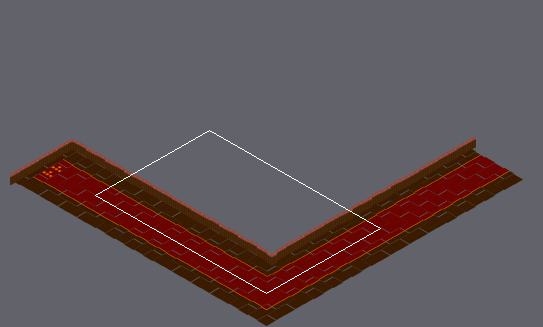
A Tiled map (JSON) gets an edit: assets/tiledmap/Levels/level1.json. Above, an overview of the earlier version with the close-up marked.
Close-up. Before:
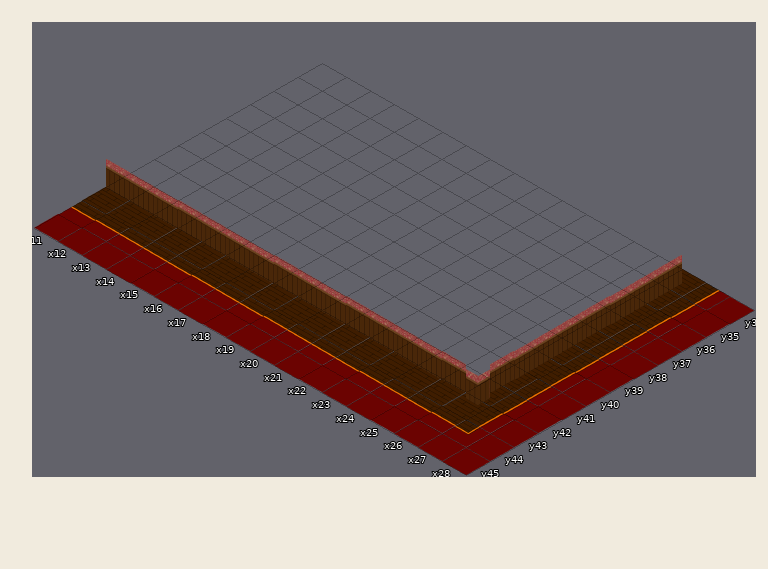
Cells are 182x104 px. Isometric: x runs down to the right, y down to the left. Shown: x 11..28, y 34..45. The commit also changed other parts of the map, which this record leaves out.
The result:
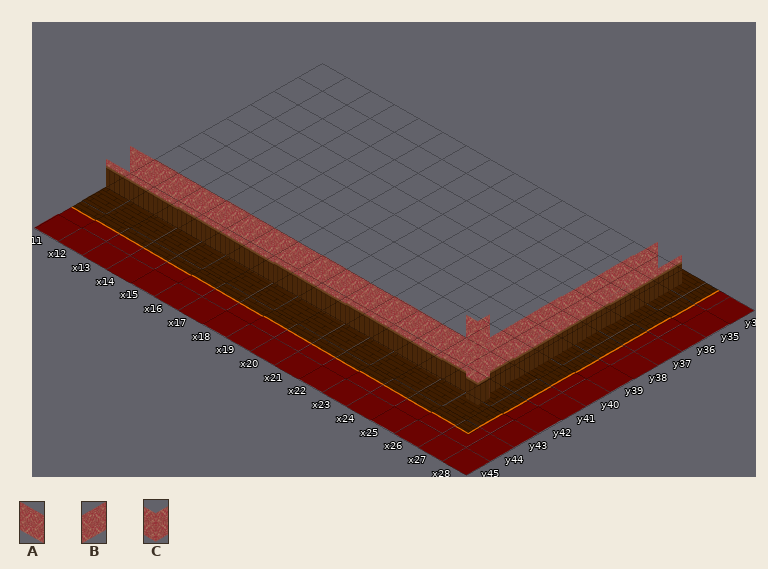
Key: from "wall": A 3, B 3 flipped left-right; from "wall2": C 2.
_ is an empty cell, . an unchanged one.
Changes in this commit:
--- layer "wall"
@@ x 11..25 @@
-34 .............._
-35 .............._
-36 .............._
-37 .............._
-38 .............._
-39 .............._
-40 .............__
-41 _______________
+34 ..............B
+35 ..............B
+36 ..............B
+37 ..............B
+38 ..............B
+39 ..............B
+40 .............CB
+41 AAAAAAAAAAAAAAC
Changed places in both close-ups, as pixel boxes (x1, y1, x2, y2):
added: (130, 146, 658, 376)
